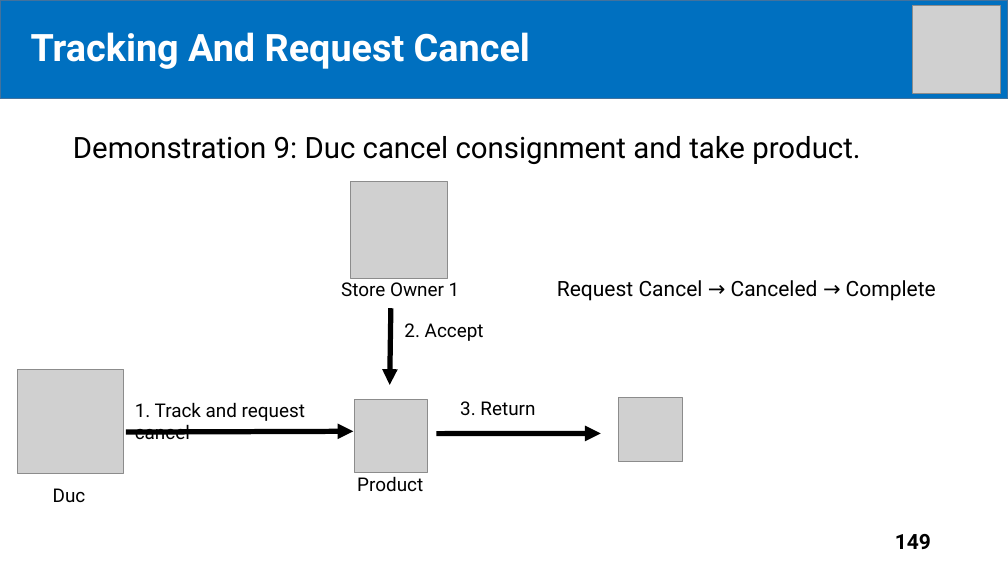
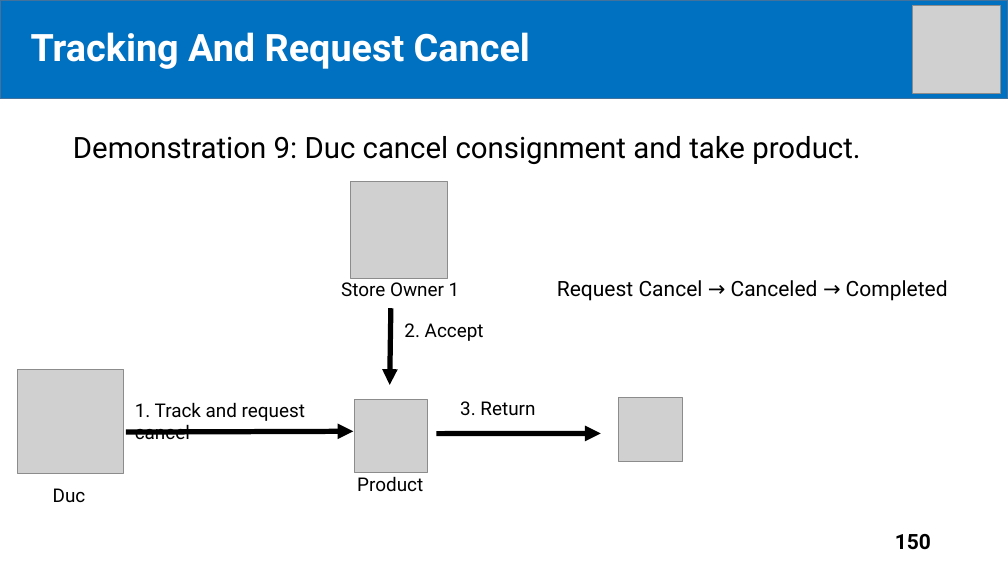
Before and after one commit to tiendan3108/CP, a slide deck: slide 150 of Source/Presentation/PreFinalPresentation.pptx (slide 149 before the commit). Drawn at 1008x567 pixels with LibreOffice and Linux fonts; fonts in the diff are those of the drawing; grey boxes stand for pictures. Boxes give left, top, right and bottom in pixels: in the first picture for what was removed or moved away, otherwise in the second. Text is boxed around its words. In the diff, an @@ line names an element or a change of style, - is before the commit and + after.

```diff
--- a/Source/Presentation/PreFinalPresentation.pptx
+++ b/Source/Presentation/PreFinalPresentation.pptx
@@ text at <box>557,280,948,301</box>: text changed @@
-Request Cancel → Canceled → Complete
+Request Cancel → Canceled → Completed
@@ page number at <box>895,534,931,550</box>: text changed @@
-149
+150
```
Also in this commit, not shown: 1 slide added.
